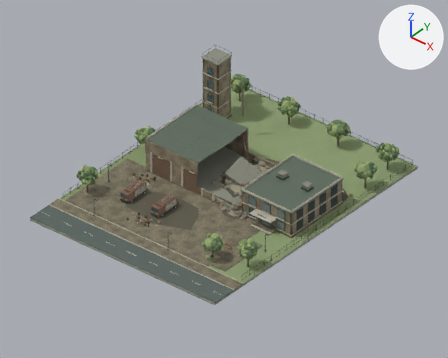
An edit to the Blender file assets/model-preview/fire-station-quality/fire-station-abandoned.blend, drawn before and after from the same camera.
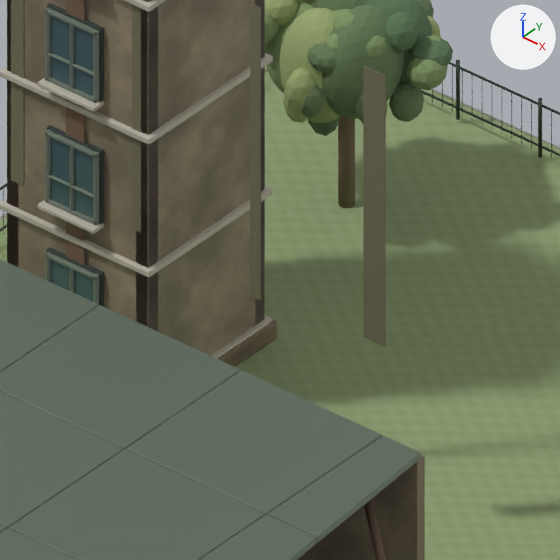
The first picture shows the older version from the file's camera 'Camera'. The close-ups show the older and then the newer version on the part from 45% to 59% of the width and 22% to 39% of the height of that picture. Only the edits that show in the close-ups are written down. Every picture has the same lights, and +X, +Y and +Z are marked at upper right.

The older version as bpy lines, for what is in view:
```python
me_立面风化水痕_005 = bpy.data.meshes.new('立面风化水痕.005')
me_立面风化水痕_005.from_pydata(...)  # a box spanning x -0.15..0.15, y -0.01..0.01, z -4.38..4.38
me_立面风化水痕_005.materials.append(mat_poi_soil)  # dark yellow #77735b
me_立面风化水痕_006 = bpy.data.meshes.new('立面风化水痕.006')
me_立面风化水痕_006.from_pydata(...)  # a box spanning x -0.18..0.18, y -0.01..0.01, z -4.79..4.79
me_立面风化水痕_006.materials.append(mat_poi_soil)  # dark yellow #77735b
me_立面风化水痕_007 = bpy.data.meshes.new('立面风化水痕.007')
me_立面风化水痕_007.from_pydata(...)  # a box spanning x -0.39..0.39, y -0.01..0.01, z -4.44..4.44
me_立面风化水痕_007.materials.append(mat_poi_soil)  # dark yellow #77735b
me_训练塔_横墙_001 = bpy.data.meshes.new('训练塔_横墙.001')
me_训练塔_横墙_001.from_pydata(...)  # a box spanning x -2.5..2.5, y -0.2..0.2, z -8.7..8.7
me_训练塔_横墙_001.polygons.foreach_set('use_smooth', [True] * 6)
me_训练塔_横墙_001.materials.append(mat_limestone)
ob_立面风化水痕_005 = bpy.data.objects.new('立面风化水痕.005', me_立面风化水痕_005)
ob_立面风化水痕_005.parent = ob_fire_station_quality
ob_立面风化水痕_005.location = (-20.9, 22.49, 10.44)
ob_立面风化水痕_006 = bpy.data.objects.new('立面风化水痕.006', me_立面风化水痕_006)
ob_立面风化水痕_006.parent = ob_fire_station_quality
ob_立面风化水痕_006.location = (-16.7, 22.49, 10.44)
ob_立面风化水痕_007 = bpy.data.objects.new('立面风化水痕.007', me_立面风化水痕_007)
ob_立面风化水痕_007.parent = ob_fire_station_quality
ob_立面风化水痕_007.location = (-12.5, 22.49, 10.44)
ob_训练塔_横墙_001 = bpy.data.objects.new('训练塔_横墙.001', me_训练塔_横墙_001)
ob_训练塔_横墙_001.parent = ob_fire_station_quality
ob_训练塔_横墙_001.location = (-23.0, 27.27, 9.25)
_m = ob_训练塔_横墙_001.modifiers.new('小倒角_保留硬朗轮廓', 'BEVEL')
_m.width = 0.035
_m.width_pct = 0.035
_m.segments = 2
_m.harden_normals = True
_m = ob_训练塔_横墙_001.modifiers.new('面积加权法线', 'WEIGHTED_NORMAL')
_m.weight = 40
_m.keep_sharp = True
# also in view: '园区地表' at (0.0, 0.0, 0.0); '玻璃.026' at (-23.0, 22.3, 7.0); '分层树冠.002' at (-22.9, 32.8, 5.3); '训练塔_楼层线脚.001' at (-23.0, 25.0, 4.9); '训练塔_横墙' at (-23.0, 22.7, 9.2)
```
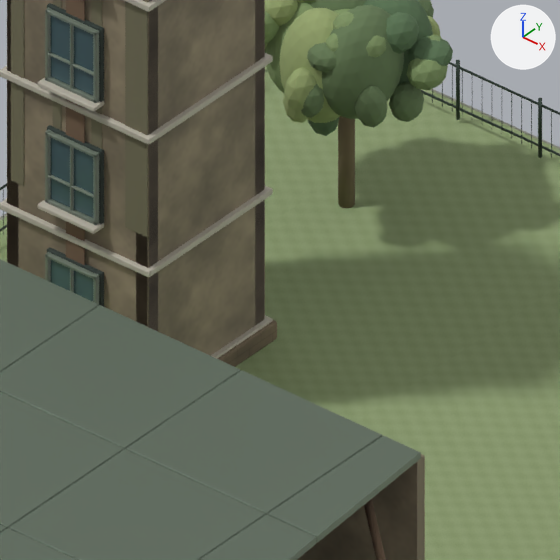
Pixel boxes [x1, y1, x2, y2] of what changed, in the close-ups (560 x 560 px):
'立面风化水痕.007', moved: before [363, 66, 386, 347]; after [125, 0, 148, 237]
'立面风化水痕.006', moved: before [250, 3, 261, 300]; after [91, 0, 102, 149]
'立面风化水痕.005', moved: before [132, 5, 141, 233]; after [53, 0, 62, 131]

The change, as a list of edits to the scene's bpy script:
```text
Change ob_立面风化水痕_005:
    ob_立面风化水痕_005.location: (-20.9, 22.49, 10.44) -> (-23.7, 22.49, 10.44)
Change ob_立面风化水痕_006:
    ob_立面风化水痕_006.location: (-16.7, 22.49, 10.44) -> (-22.3, 22.49, 10.44)
Change ob_立面风化水痕_007:
    ob_立面风化水痕_007.location: (-12.5, 22.49, 10.44) -> (-20.9, 22.49, 10.44)
```
